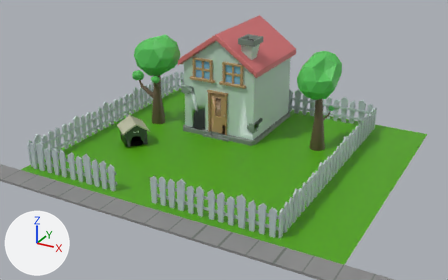
Two versions of the FBX model materials/scene.fbx, one commit apart.
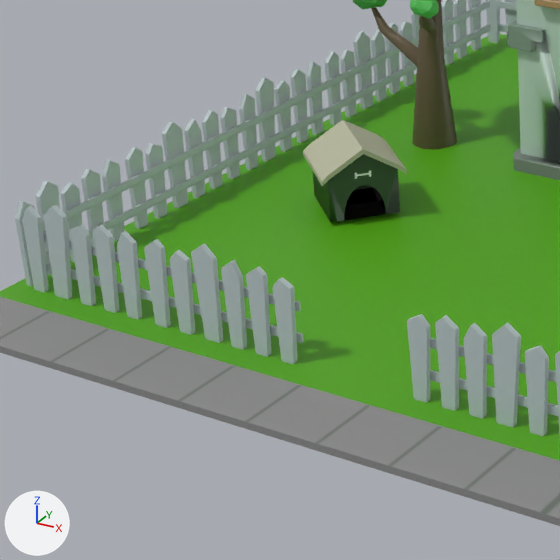
There are two pictures of each version: one whole from a camera (50 mm lens) standing at (0.1259, -0.2123, 0.1151) and looking at (0.0084, 0.0011, 0.0083), one close up on the part from 5% to 44% of the width and 28% to 90% of the height. Arrows for +X, +Y and +Z are at lower left; the lights stay in place. Where no turn or scale is listed for an object, it has been applied to the vertices.

Script lines for the objects in view, before the commit:
```python
me_cube_002 = bpy.data.meshes.new('Cube.002')
me_cube_002.from_pydata(...)  # 99 vertices, 73 faces; spans x -0.0085..0.0085, y -0.0085..0.0085, z -0.005..0.0058
# faces by material slot: [46, 26, 1]
me_cube_002.materials.append(mat_dog_house)  # picture img_dog_house_base_color_png
me_cube_002.materials.append(mat_dog_house_roof)  # grey #b7b89e
me_cube_002.materials.append(mat_black)  # black #000000
me_cube_004 = bpy.data.meshes.new('Cube.004')
me_cube_004.from_pydata(...)  # 16 vertices, 15 faces; spans x -0.115..0.115, y -0.005..0.005, z -0.001..0.001
me_cube_004.materials.append(mat_material_001)  # picture img_pavement_png
me_plane = bpy.data.meshes.new('Plane')
me_plane.from_pydata([(-0.07, -0.06, 0.0), (0.07, -0.06, 0.0), (-0.07, 0.06, 0.0), (0.07, 0.06, 0.0)], [], [(0, 1, 3, 2)])
me_plane.materials.append(mat_grass)  # green #51a30a
ob_dog_house = bpy.data.objects.new('Dog House', me_cube_002)
ob_dog_house.location = (-0.0351, -0.0046, 0.0057)
ob_grass_floor = bpy.data.objects.new('Grass Floor', me_plane)
ob_grass_floor.location = (0.01, 0.01, 0.0)
ob_street_pavement = bpy.data.objects.new('Street Pavement', me_cube_004)
ob_street_pavement.location = (0.005, -0.055, -0.0005)
# also in view: 'Fence' at (-0.0012, 0.0099, 0.0065); 'House' at (-0.005, 0.0395, 0.0244); 'Tree' at (-0.0408, 0.0212, 0.0215)
```
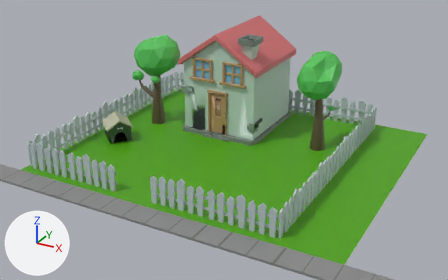
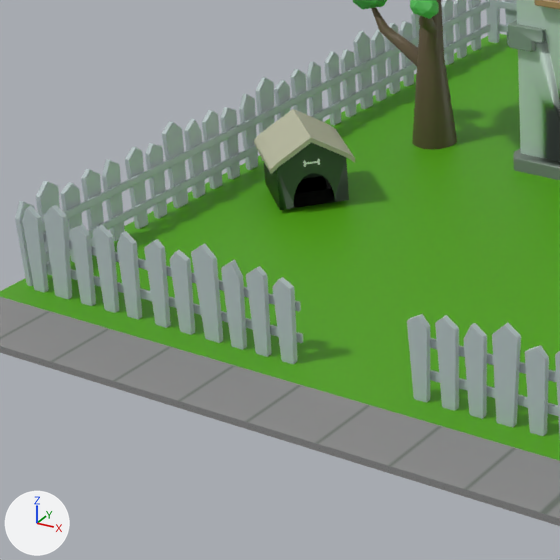
Edits to the bpy script that builds the scene:
```text
Change ob_dog_house:
    ob_dog_house.location: (-0.0351, -0.0046, 0.0057) -> (-0.044, -0.0046, 0.0057)
```

Changed parts and their boxes (x1, y1, x2, y2) in the close-ups (560 x 560 px):
'Dog House', moved: before (303, 120, 407, 223); after (254, 109, 355, 210)
